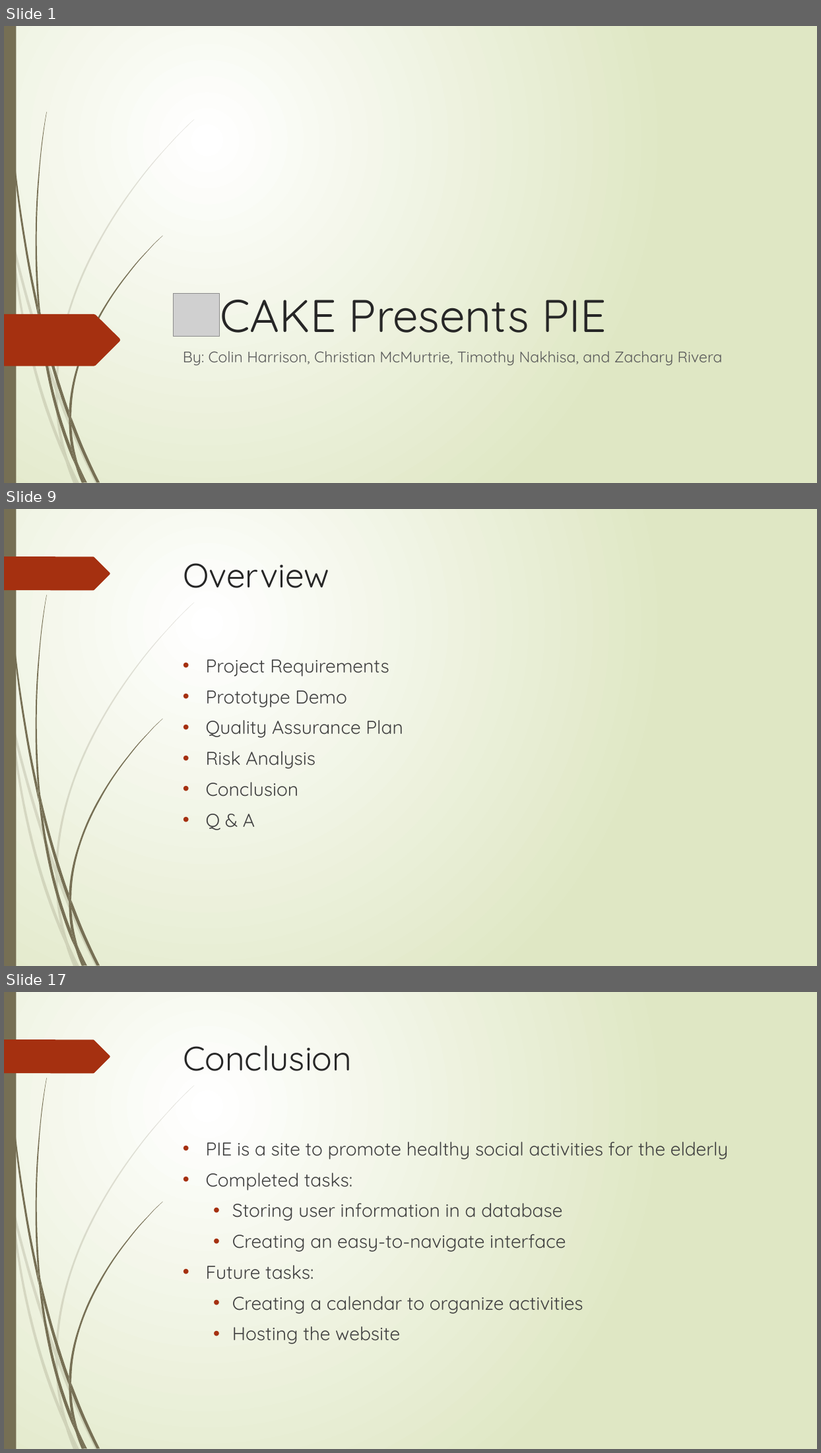
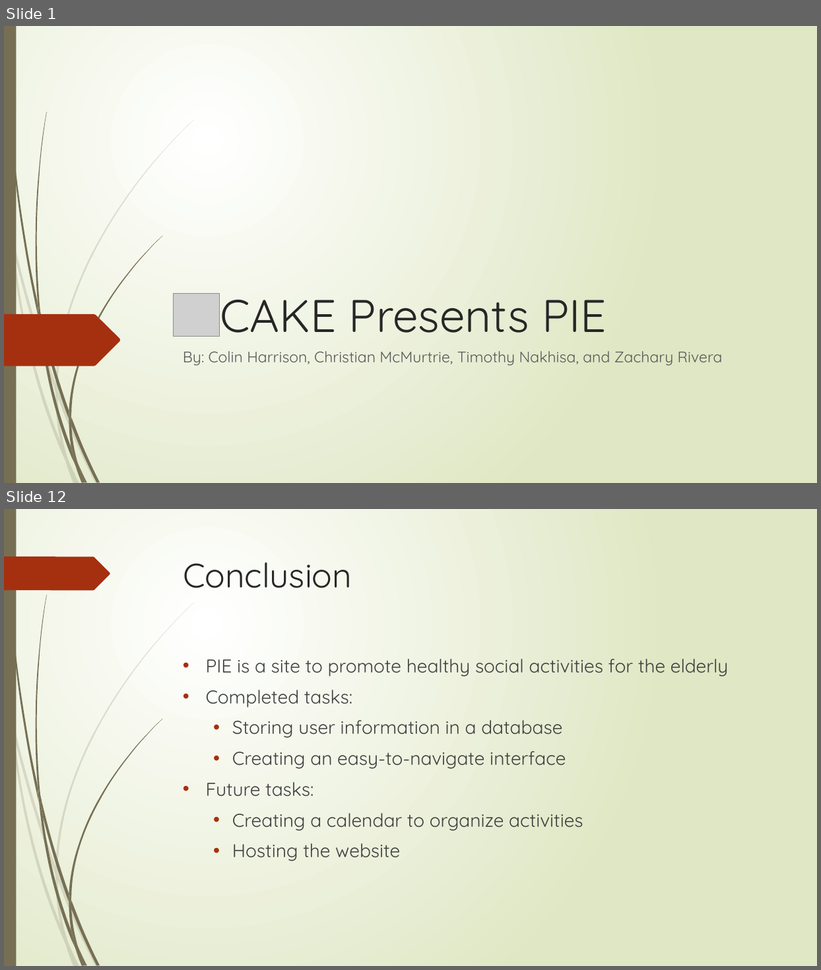
Before and after one commit to cs480GroupCAKE/PIEWebsite, a slide deck: Presentation/Presentation Two/Presentation Two.pptx. Shown one above the other, each under a label of ours: slides 1, 9 and 17 before the commit, slides 1 and 12 after it; the slides between them are not shown. The pictures are 821x1453 and 821x970 pixels, drawn with LibreOffice and Linux fonts; fonts in the diff are those of the drawing; grey boxes stand for pictures. Boxes give left, top, right and bottom in pixels: in the first picture for what was removed or moved away, otherwise in the second. Text is boxed around its words. In the diff, an @@ line names an element or a change of style, - is before the commit and + after.

```diff
--- a/Presentation/Presentation Two/Presentation Two.pptx
+++ b/Presentation/Presentation Two/Presentation Two.pptx
@@ slide 9 removed at box(4, 509, 817, 966), background gradient #FFFFFF to #DFE8C4; not listed: 24 template elements that a slide beside it also shows @@
@@ title removed at box(183, 563, 329, 588) @@
-Overview
@@ text removed at box(206, 659, 403, 830) @@
-• Project Requirements
-• Prototype Demo
-• Quality Assurance Plan
-• Risk Analysis
-• Conclusion
-• Q & A
@@ what was slide 17 is now slide 12 @@
```
Also in this commit, not shown: 2 slides changed, 8 slides added, 12 other slides removed.
